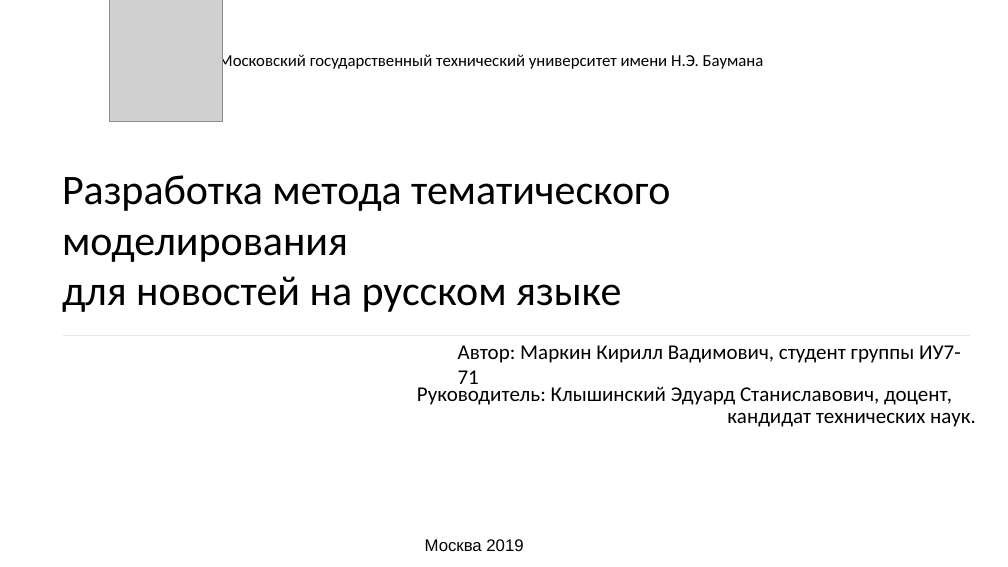
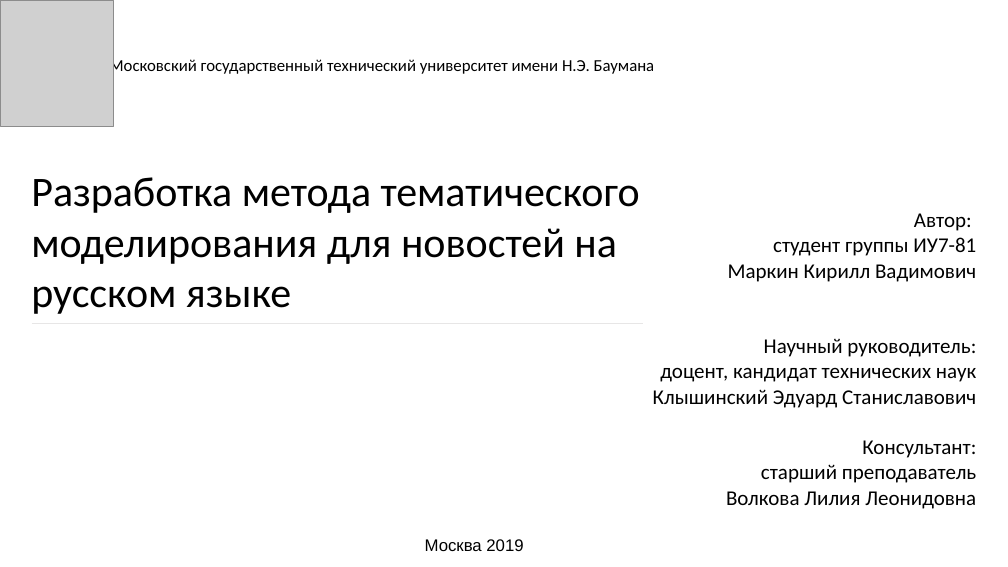
Before and after one commit to Kirmark/bachelor-qualification-work, a slide deck: slide 1 of presentation/presentation.pptx. Drawn at 1008x567 pixels with LibreOffice and Linux fonts; fonts in the diff are those of the drawing; grey boxes stand for pictures. Boxes give left, top, right and bottom in pixels: in the first picture for what was removed or moved away, otherwise in the second. Text is boxed around its words. In the diff, an @@ line names an element or a change of style, - is before the commit and + after.

```diff
--- a/presentation/presentation.pptx
+++ b/presentation/presentation.pptx
@@ picture: place and size @@
-picture at bbox=[109, 0, 223, 121]
+picture at bbox=[0, 0, 114, 126]
@@ text "Московский государственный технический университет имени ...": place and size @@
-text "Московский государственный технический университет имени ..." at bbox=[218, 52, 764, 70]
+text "Московский государственный технический университет имени ..." at bbox=[109, 58, 655, 76]
@@ text at bbox=[31, 177, 640, 314]: text changed @@
-Разработка метода тематического
-моделирования
-для новостей на русском языке
+Разработка метода тематического моделирования для новостей на русском языке
@@ text at bbox=[653, 213, 976, 509]: text changed @@
-Автор: Маркин Кирилл Вадимович, студент группы ИУ7-71
+Автор:
+студент группы ИУ7-81
+Маркин Кирилл Вадимович
+Научный руководитель:
+доцент, кандидат технических наук
+Клышинский Эдуард Станиславович
+Консультант:
+старший преподаватель
+Волкова Лилия Леонидовна
@@ line moved from (63, 335) - (970, 335) to (32, 323) - (644, 323) @@
@@ subtitle removed at bbox=[417, 383, 976, 427] @@
-Руководитель: Клышинский Эдуард Станиславович, доцент, кандидат технических наук.
```
Also in this commit, not shown: 3 other files.
